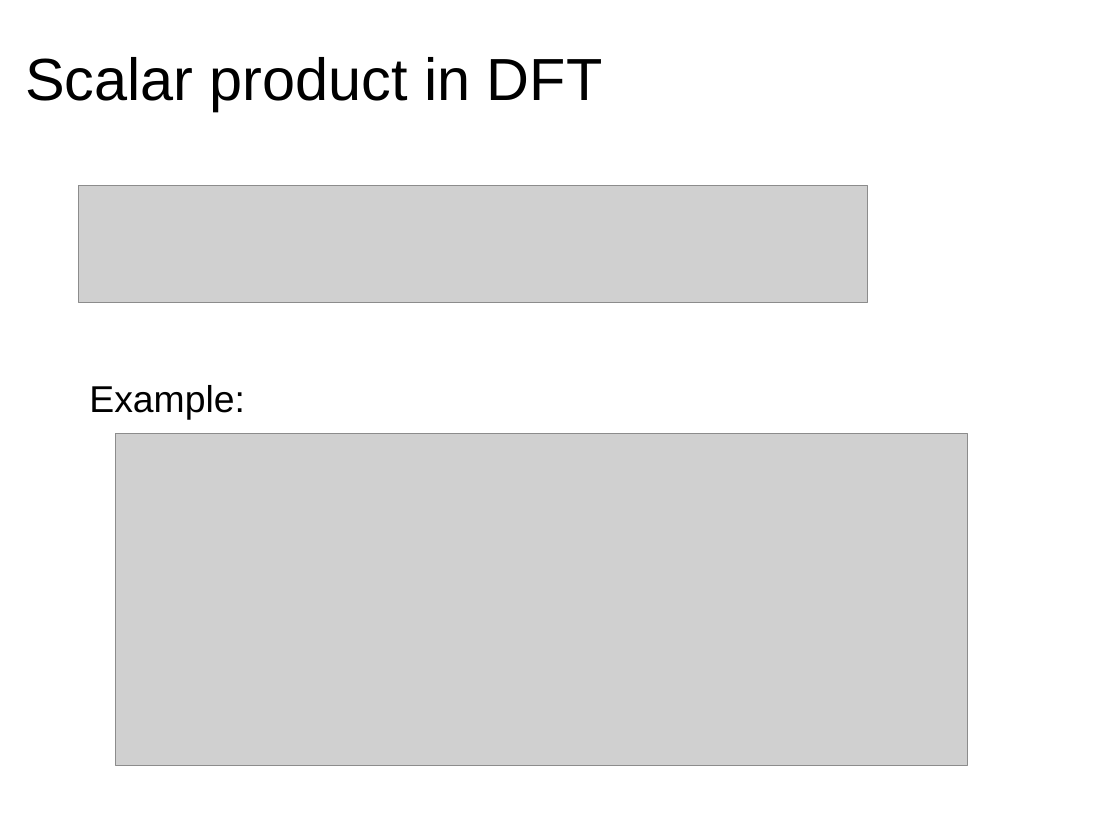
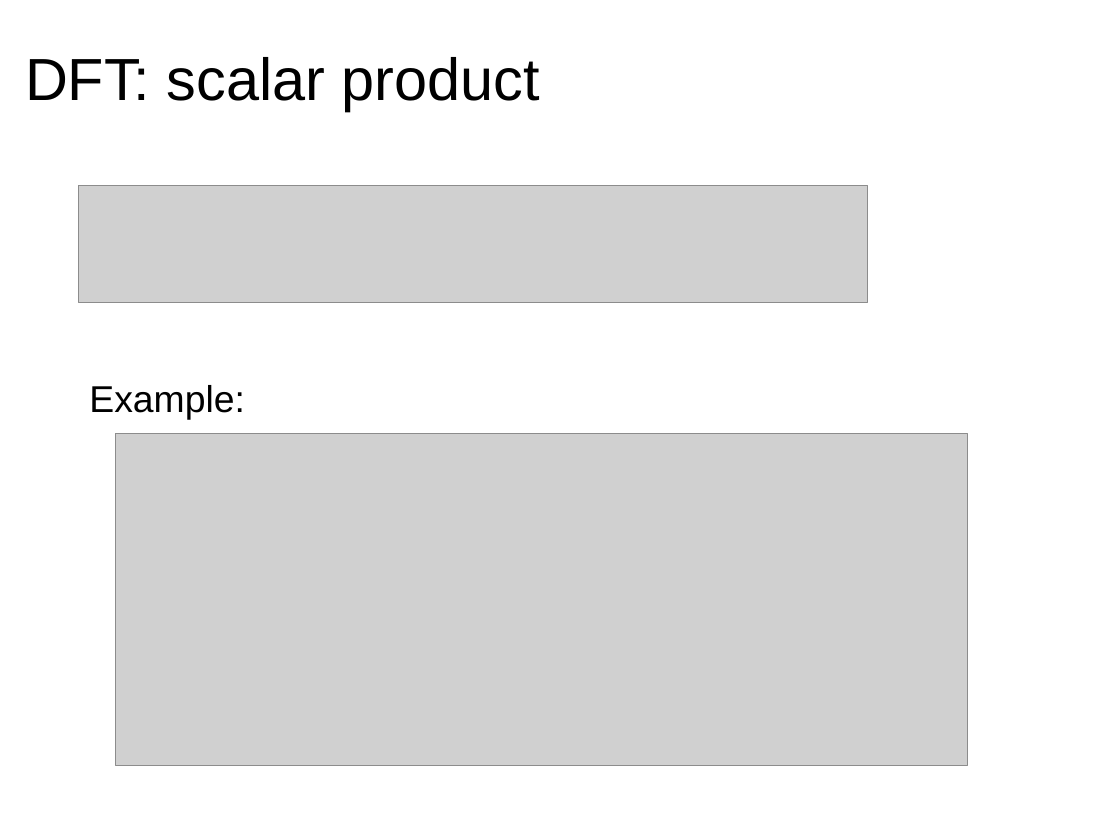
Before and after one commit to hoinx/sms-tools, a slide deck: slide 7 of lectures/2-DFT/DFT-1.odp. Drawn at 1120x840 pixels with LibreOffice and Linux fonts; fonts in the diff are those of the drawing; grey boxes stand for pictures. Boxes give left, top, right and bottom in pixels: in the first picture for what was removed or moved away, otherwise in the second. Text is boxed around its words. In the diff, an @@ line names an element or a change of style, - is before the commit and + after.

```diff
--- a/lectures/2-DFT/DFT-1.odp
+++ b/lectures/2-DFT/DFT-1.odp
@@ title at [25,57,540,111]: text changed @@
-Scalar product in DFT
+DFT: scalar product
```
Also in this commit, not shown: 4 other slides changed, 1 slide added, 1 slide removed, 27 other files.
